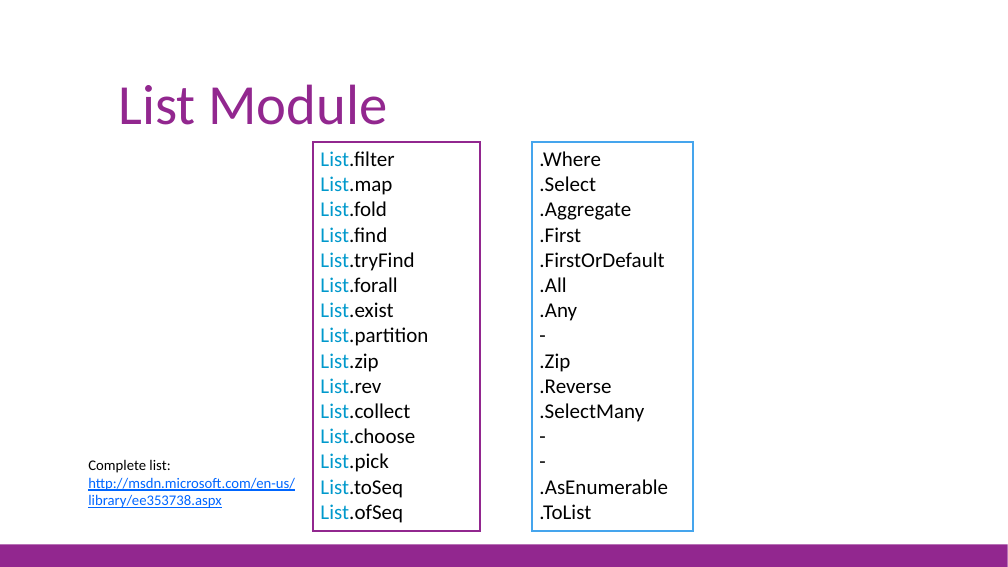
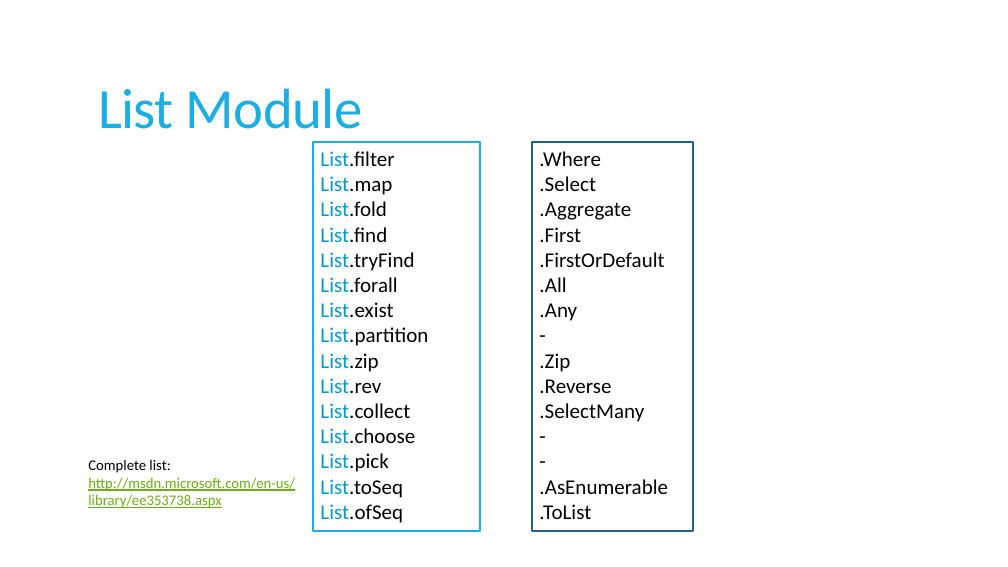
Before and after one commit to jorgef/fsharpworkshop, a slide deck: slide 64 of FSharpWorkshop_Slides.pptx (slide 67 before the commit). Drawn at 1008x567 pixels with LibreOffice and Linux fonts; fonts in the diff are those of the drawing. Boxes give left, top, right and bottom in pixels: in the first picture for what was removed or moved away, otherwise in the second. Text is boxed around its words. In the diff, an @@ line names an element or a change of style, - is before the commit and + after.

```diff
--- a/FSharpWorkshop_Slides.pptx
+++ b/FSharpWorkshop_Slides.pptx
@@ title "List Module": place and size @@
-title "List Module" at <box>118,84,388,125</box>
+title "List Module" at <box>98,88,363,129</box>
@@ title "List Module" at <box>98,88,363,129</box>: text colour #92278F to #1CADE4, letter spacing 0 to -0.5 pt; line spacing 0.9 to 0.85 @@
@@ rectangle "List.filter" at <box>313,141,479,531</box>: outline #92278F 2 pt to #1CADE4 2 pt @@
@@ rectangle ".Where" at <box>532,141,693,531</box>: outline #45A5ED 2 pt to #1D6294 2 pt @@
@@ text at <box>88,477,295,508</box>: text colour #0066FF to #6EAC1C in "http://msdn.microsoft.com/en-us/library/ee353738.aspx" @@
@@ rectangle removed at <box>0,544,1008,567</box> @@
```
Also in this commit, not shown: 80 other slides changed, 2 slides added, 5 slides removed, 1 other file.
